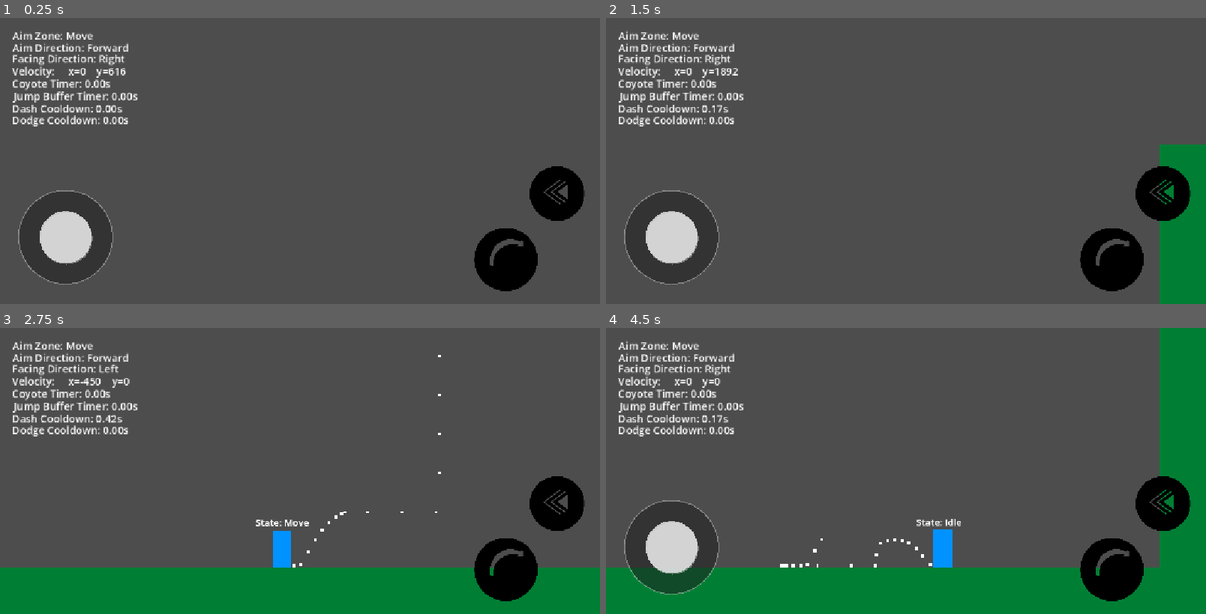
Above: before the commit, frames 1-4 (two rows, left to right).
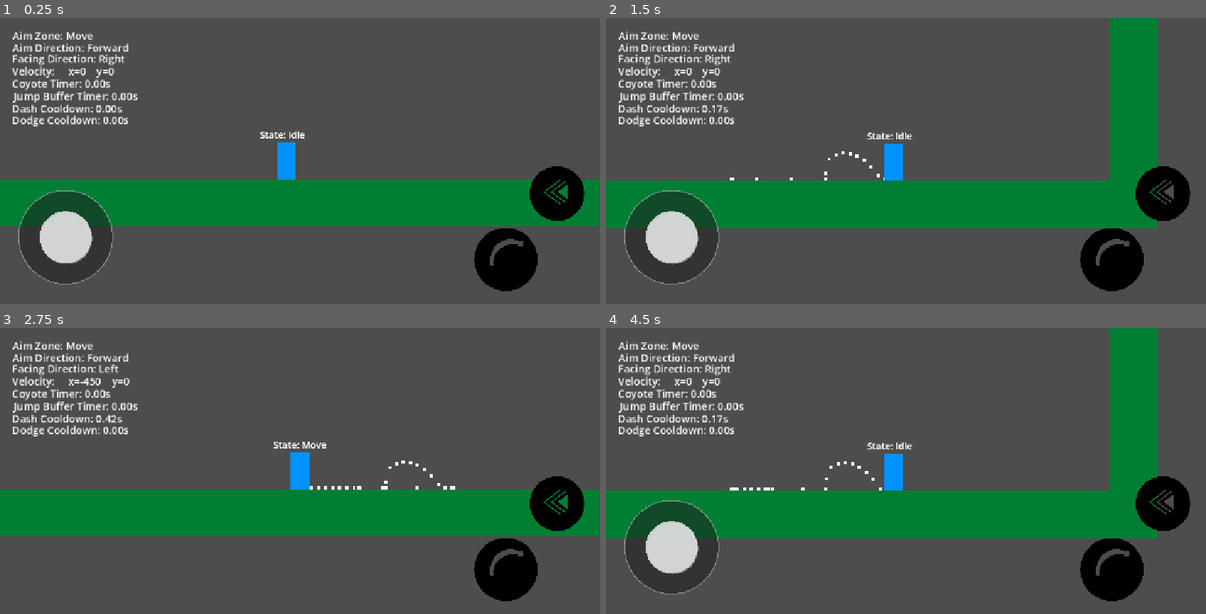
Above: after the commit, the same moments.

Repository: Mrdarx444/Veinbreaker
Game: Godot game, scene res://source/test/world.tscn
Same seed, same stepped clock (60 frames per second), same inputs: the game is played once before the commit and once after it.
Inputs (mouse positions are in pixels of both pictures, inside the frame that each line leads up to):
- Up to frame 1 (0.25 s): no input
- Up to frame 2 (1.5 s): tap Enter at 0.5 s; move the mouse to (1038, 146) at 0.52 s; hold D (Right) 0.53-1.25 s; tap Shift (Dash) at 0.6 s; click (1038, 146) at 0.67 s; tap Space (Jump) at 0.77 s; drag from (786, 175) to (876, 218) at 1.27 s
- Up to frame 3 (2.75 s): move the mouse to (360, 408) at 2.02 s; hold A (Left) from 2.03 s (still down); tap Shift (Dash) at 2.1 s
- Up to frame 4 (4.5 s): release A (Left) at 2.75 s; drag from (876, 528) to (726, 428) at 2.77 s; move the mouse to (1086, 513) at 3.52 s; hold D (Right) 3.53-4.25 s; tap Shift (Dash) at 3.6 s; tap Space (Jump) at 3.77 s; drag from (726, 428) to (816, 399) at 4.27 s

The runs differ from the first frame. In frame 1, 15% of the frame differs, in the area x 0-100%, y 17-73%; in frame 2, 23%; in frame 3, 32%; in frame 4, 41%, in the area x 0-100%, y 0-100%.

Commit message:
Camera System V1

Diff:
--- a/source/Autoload/CameraManager.gd
+++ b/source/Autoload/CameraManager.gd
@@ -1,6 +1,11 @@
 extends Node
 
-signal shake(force: float)
+#signal shake(force: float)
+signal change_facing_direction(new_dir: int)
+signal camera_area_entered(area: CameraArea, limits: Rect2)
+signal camera_area_exited(area: CameraArea)
 
-func camera_shake(force: float = 0.5):
-	shake.emit(force)
+func set_facing_direction(dir: int): change_facing_direction.emit(dir)
+
+#func camera_shake(force: float = 0.5):
+	#shake.emit(force)
--- /dev/null
+++ b/source/classes/CameraArea.gd
@@ -0,0 +1,38 @@
+class_name CameraArea
+extends Area2D
+
+## CameraArea
+## ------------------------------------------------------------------
+## Placed per-room (or per boss arena / special room). Detects ONLY the
+## Player (via the "player" group — safe, no type-check nil risk) and
+## broadcasts its `limits` through the CameraManager signal bus.
+## PlayerCamera listens and applies the SMALLEST currently-overlapping
+## limits (handles stacked/nested areas, e.g. a boss room inside a
+## bigger hall).
+##
+## `limits` is authored manually rather than derived from the
+## CollisionShape2D on purpose: the detection trigger (where the player
+## crosses to activate this area) and the actual camera bound can be
+## different shapes/sizes — e.g. a thin trigger at a doorway applying
+## a large room-sized limit.
+## ------------------------------------------------------------------
+
+@onready var limits: Rect2 = $Collision.shape.get_rect()
+@export var enabled: bool = true
+
+func _ready() -> void:
+	body_entered.connect(_on_body_entered)
+	body_exited.connect(_on_body_exited)
+
+func _on_body_entered(body: Node2D) -> void:
+	if ((body is not Player) or !enabled):
+		return
+	if has_node("/root/CameraManager"):
+		CameraManager.camera_area_entered.emit(self, limits)
+
+
+func _on_body_exited(body: Node2D) -> void:
+	if ((body is not Player) or !enabled):
+		return
+	if has_node("/root/CameraManager"):
+		CameraManager.camera_area_exited.emit(self)
--- a/source/scenes/Player/player.tscn
+++ b/source/scenes/Player/player.tscn
@@ -63,13 +63,12 @@
 shape = SubResource("CapsuleShape2D_wj2h3")
 debug_color = Color(1, 1, 1, 0.41960785)
 
-[node name="Camera" type="Camera2D" parent="." unique_id=1120778986]
-zoom = Vector2(0.6, 0.6)
-process_callback = 0
+[node name="Camera" type="Camera2D" parent="." unique_id=1120778986 node_paths=PackedStringArray("player")]
 limit_smoothed = true
 position_smoothing_enabled = true
 position_smoothing_speed = 8.0
 script = ExtResource("2_rywlg")
+player = NodePath("..")
 
 [node name="RayCasts" type="Node2D" parent="." unique_id=1068774341]
 
--- a/source/scripts/Player/player.gd
+++ b/source/scripts/Player/player.gd
@@ -7,7 +7,11 @@
 var acceleration: float = speed * 10
 var friction: float = speed * 10
 @export_range(0, 1, .01) var aiming_slowdown_ratio: float = 1.0 # Temp Canceling
-var facing_direction: int = 1 # Default Facing Direction = RIGHT
+var facing_direction: int = 1:
+	set(dir):
+		if facing_direction != dir:
+			facing_direction = dir
+			CameraManager.set_facing_direction(dir)
 @export_subgroup("Jump & Fall")
 var gravity: float = ProjectSettings.get_setting("physics/2d/default_gravity") * 2.2
 @export var max_fall_speed: float = 2500.0
@@ -61,6 +65,7 @@
 
 #=== Nodes:
 @onready var joystick: PlayerAimComponent = $Components/PlayerAimComponent
+@onready var camera: PlayerCamera = $Camera
 # RayCasts:
 @onready var left_raycast: RayCast2D = $RayCasts/LeftWall
 @onready var right_raycast: RayCast2D = $RayCasts/RightWall
@@ -88,7 +93,6 @@
 @onready var dash_cooldown_timer_label: Label = $HUD/Debug/DashCooldownTimer
 @onready var dodge_cooldown_timer_label: Label = $HUD/Debug/DodgeCooldownTimer
 
-var shaking: bool = false
 
 func _ready() -> void:
 	set_timers()
--- a/source/scripts/Player/player_camera.gd
+++ b/source/scripts/Player/player_camera.gd
@@ -1,39 +1,190 @@
+class_name PlayerCamera
 extends Camera2D
-class_name PlayerCamera
 
-### Recive Signals From CameraManager
+## PlayerCamera
+## ------------------------------------------------------------------
+## Lives as a child node inside the Player scene. Basic "follow" is
+## free — it moves with its parent through the scene tree. This script
+## adds: mobile-default zoom, Forward Offset (look-ahead), and Shake.
+##
+## See "Camera System.md" §1 for why Forward Offset uses `position`
+## (limit-clamped, auto-smoothed) while Shake uses `offset` (not
+## limit-clamped, but small/short-lived by design).
+## ------------------------------------------------------------------
 
-@export var decay := 2.2        # How fast the shake fades (0 to 1)
-@export var max_offset := Vector2(32, 32)  # Maximum horizontal/vertical shake in pixels
-@export var max_roll := 0.1      # Maximum rotation in radians
+enum ShakeType { RANDOM, HORIZONTAL, VERTICAL }
 
-var trauma := 0.0
-var noise = FastNoiseLite.new()
-var noise_y := 0.0
+@export var player: Player = get_parent() as Player
+
+@export_group("Zoom")
+@export var default_zoom: Vector2 = Vector2(0.6, 0.6)
+
+@export_group("Follow / Smoothing")
+#@export_range(3.0, 12.0, 0.1) var smoothing_speed: float = 8.0
+
+@export_group("Forward Offset")
+@export var forward_offset_distance: float = 50.0
+
+@export_group("Shake Defaults")
+@export var default_shake_frequency: float = 30.0
+
+var _facing_direction: int = 0  # 1 = right, -1 = left
+
+var _trauma: float = 0.0
+var _trauma_decay_rate: float = 2.0
+var _shake_type: ShakeType = ShakeType.RANDOM
+var _shake_frequency: float = 30.0
+var _shake_seed: float = 0.0
+
+# area instance_id (int) -> Rect2, tracks every CameraArea currently overlapping the player
+var _active_limits: Dictionary = {}
+
 
 func _ready() -> void:
-	randomize()
-	noise.seed = randi()
-	noise.frequency = 4.0
-	CameraManager.shake.connect(Callable(self, "add_trauma"))
+	zoom = default_zoom
+	position_smoothing_enabled = true
+	#position_smoothing_speed = smoothing_speed
+	limit_smoothed = true
+	_shake_seed = randf() * 1000.0
+	set_facing_direction(player.facing_direction if player != null else 1)
+	make_current()
+	_connect_signals()
 
-func add_trauma(amount: float) -> void:
-	trauma = clamp(trauma + amount, 0.0, 1.0)
+func _connect_signals():
+	if not has_node("/root/CameraManager"):
+		push_error("PlayerCamera: CameraManager autoload not found yet.")
+		return
+	CameraManager.change_facing_direction.connect(set_facing_direction)
+	CameraManager.camera_area_entered.connect(_on_camera_area_entered)
+	CameraManager.camera_area_exited.connect(_on_camera_area_exited)
 
-func _process(delta: float) -> void:
-	if trauma > 0.0:
-		stage_shake(delta)
-		trauma = max(trauma - decay * delta, 0.0)
-	else:
-		offset = Vector2.ZERO
-		rotation = 0.0
+func _physics_process(delta: float) -> void:
+	#if !player.is_on_floor():
+		#position_smoothing_enabled = false
+	#else :
+		#position_smoothing_enabled = true
+	_update_trauma(delta)
+	offset = _compute_shake_offset()
 
-func stage_shake(delta: float) -> void:
-	var shake = pow(trauma, 2.0) # Quadratic curve for natural feel
-	noise_y += delta * 50.0
-	# Generate smooth noise offsets
-	offset = Vector2(
-		max_offset.x * shake * noise.get_noise_2d(noise_y, 0.0),
-		max_offset.y * shake * noise.get_noise_2d(0.0, noise_y)
-	)
-	rotation = max_roll * shake * noise.get_noise_2d(noise_y, noise_y)
+
+# ---------------------------------------------------------------
+# Forward Offset
+# ---------------------------------------------------------------
+
+## Call this whenever the Player's facing direction changes (once per
+## flip, not every frame). Updates local `position.x`, which the engine
+## smooths AND clamps against the active CameraArea limits automatically.
+func set_facing_direction(dir: int) -> void:
+	if dir == 0 or dir == _facing_direction:
+		return
+	_facing_direction = 1 if dir > 0 else -1
+	position.x = forward_offset_distance * _facing_direction
+
+
+# ---------------------------------------------------------------
+# Zoom
+# ---------------------------------------------------------------
+
+func zoom_to(target_zoom: Vector2, duration: float = 0.3) -> void:
+	var tw := create_tween()
+	tw.set_trans(Tween.TRANS_SINE)
+	tw.tween_property(self, "zoom", target_zoom, duration)
+
+
+func reset_zoom(duration: float = 0.3) -> void:
+	zoom_to(default_zoom, duration)
+
+
+# ---------------------------------------------------------------
+# Shake
+# ---------------------------------------------------------------
+
+## Full-featured shake.
+## - power:     amplitude, roughly 0–10 (10 = strong hit)
+## - duration:  seconds. <= 0.0 triggers INSTANT shake instead (a single
+##              sharp kick that snaps back almost immediately — good
+##              for hits, parries, impacts, no sustained oscillation).
+## - frequency: oscillation speed for the continuous (non-instant) case.
+## - type:      RANDOM (both axes), HORIZONTAL, or VERTICAL only.
+func shake(power: float = 8.0, duration: float = 0.3,
+		frequency: float = default_shake_frequency,
+		type: ShakeType = ShakeType.RANDOM) -> void:
+	if duration <= 0.0:
+		_shake_instant(power, type)
+		return
+	_shake_type = type
+	_shake_frequency = frequency
+	_trauma = clampf(_trauma + power / 10.0, 0.0, 1.0)
+	_trauma_decay_rate = 1.0 / maxf(duration, 0.01)
+
+
+func _shake_instant(power: float, type: ShakeType) -> void:
+	offset = _direction_for_type(type) * power
+	var tw := create_tween()
+	tw.tween_property(self, "offset", Vector2.ZERO, 0.08).set_trans(Tween.TRANS_EXPO)
+
+
+func _update_trauma(delta: float) -> void:
+	_trauma = maxf(_trauma - _trauma_decay_rate * delta, 0.0)
+
+
+func _compute_shake_offset() -> Vector2:
+	if _trauma <= 0.0:
+		return Vector2.ZERO
+	var amount: float = _trauma * _trauma  # squared falloff feels punchier than linear
+	var t: float = Time.get_ticks_msec() / 1000.0
+	var dir := _direction_for_type(_shake_type)
+	var noise_x := sin(t * _shake_frequency + _shake_seed)
+	var noise_y := sin(t * (_shake_frequency * 0.9) + _shake_seed * 2.0)
+	return Vector2(noise_x * dir.x, noise_y * dir.y) * amount * 16.0
+
+
+func _direction_for_type(type: ShakeType) -> Vector2:
+	match type:
+		ShakeType.HORIZONTAL:
+			return Vector2(1.0, 0.0)
+		ShakeType.VERTICAL:
+			return Vector2(0.0, 1.0)
+		_:
+			return Vector2(1.0, 1.0)
+
+
+# ---------------------------------------------------------------
+# CameraArea stacking — "smallest active area wins"
+# ---------------------------------------------------------------
+
+
+func _on_camera_area_entered(area: Area2D, limits: Rect2) -> void:
+	_active_limits[area.get_instance_id()] = limits
+	_apply_smallest_limit()
+
+
+func _on_camera_area_exited(area: Area2D) -> void:
+	_active_limits.erase(area.get_instance_id())
+	_apply_smallest_limit()
+
+
+func _apply_smallest_limit() -> void:
+	if _active_limits.is_empty():
+		_reset_limits_to_default()
+		return
+	var smallest: Rect2
+	var smallest_size: float = INF
+	for rect in _active_limits.values():
+		var size: float = rect.size.x * rect.size.y
+		if size < smallest_size:
+			smallest_size = size
+			smallest = rect
+
+	limit_left = int(smallest.position.x)
+	limit_top = int(smallest.position.y)
+	limit_right = int(smallest.position.x + smallest.size.x)
+	limit_bottom = int(smallest.position.y + smallest.size.y)
+
+
+func _reset_limits_to_default() -> void:
+	# Godot's own engine defaults — functionally "no limit"
+	limit_left = -10000000
+	limit_top = -10000000
+	limit_right = 10000000
+	limit_bottom = 10000000
--- a/source/test/level_camera.gd
+++ b/source/test/level_camera.gd
@@ -6,7 +6,7 @@
 
 func _ready() -> void:
 	if limit_border_enabled:
-		player_camera.limit_left = limit_left
-		player_camera.limit_top = limit_top
-		player_camera.limit_right = limit_right
-		player_camera.limit_bottom = limit_bottom
+			player_camera.set_limit(SIDE_LEFT, limit_left)
+			player_camera.set_limit(SIDE_TOP, limit_top)
+			player_camera.set_limit(SIDE_RIGHT, limit_right)
+			player_camera.set_limit(SIDE_BOTTOM, limit_bottom)
--- a/source/test/world.tscn
+++ b/source/test/world.tscn
@@ -1,7 +1,7 @@
 [gd_scene format=3 uid="uid://bbcxbsd1jn3bh"]
 
 [ext_resource type="PackedScene" uid="uid://bghqxvldmkdeg" path="res://source/scenes/Player/player.tscn" id="1_4loxo"]
-[ext_resource type="Script" uid="uid://ndyhlhric3kf" path="res://source/test/level_camera.gd" id="2_pdc63"]
+[ext_resource type="Script" uid="uid://d1m3kmgxo6nep" path="res://source/classes/CameraArea.gd" id="3_slmcd"]
 
 [sub_resource type="RectangleShape2D" id="RectangleShape2D_v5nji"]
 size = Vector2(7000, 150)
@@ -23,6 +23,9 @@
 
 [sub_resource type="RectangleShape2D" id="RectangleShape2D_2fwax"]
 size = Vector2(200, 70)
+
+[sub_resource type="RectangleShape2D" id="RectangleShape2D_1hv3i"]
+size = Vector2(7002, 1444)
 
 [node name="World" type="Node2D" unique_id=57820806]
 
@@ -50,7 +53,7 @@
 shape = SubResource("RectangleShape2D_v5nji")
 
 [node name="Player" parent="." unique_id=1568325260 instance=ExtResource("1_4loxo")]
-position = Vector2(4187, -2555)
+position = Vector2(4187, 345)
 
 [node name="Wall1" type="StaticBody2D" parent="." unique_id=718185708]
 position = Vector2(768, -95)
@@ -208,9 +211,11 @@
 [node name="Collision" type="CollisionShape2D" parent="Platform 3" unique_id=1973571050]
 shape = SubResource("RectangleShape2D_2fwax")
 
-[node name="LevelCamera" type="Camera2D" parent="." unique_id=893587825]
-limit_left = -1451
-limit_top = -1200
-limit_right = 5549
-limit_bottom = 555
-script = ExtResource("2_pdc63")
+[node name="CameraArea" type="Area2D" parent="." unique_id=356698564]
+script = ExtResource("3_slmcd")
+enabled = false
+metadata/_custom_type_script = "uid://d1m3kmgxo6nep"
+
+[node name="Collision" type="CollisionShape2D" parent="CameraArea" unique_id=269977807]
+position = Vector2(2050, -163)
+shape = SubResource("RectangleShape2D_1hv3i")
Not shown, added: Nouveau document texte.txt
Not shown, added: source/classes/CameraArea.gd.uid
